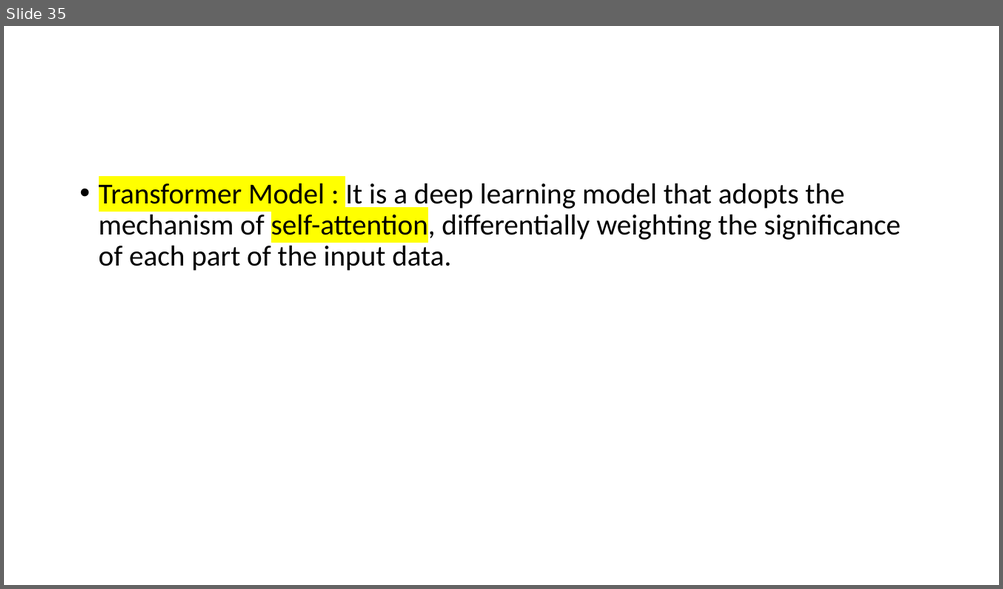
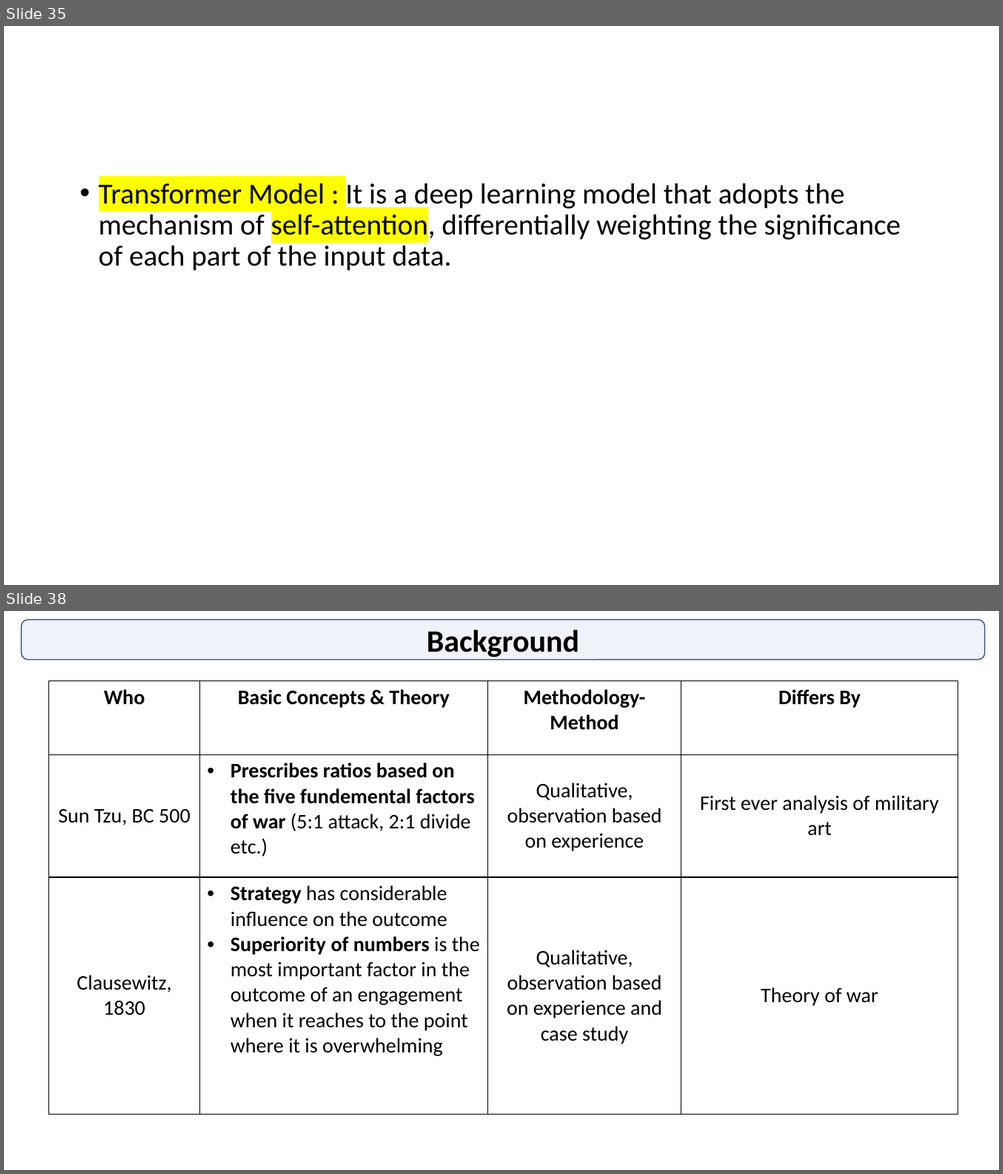
Before and after one commit to GurkanGitHub/PhD, a slide deck: PhD Discussion.pptx. Shown one above the other, each under a label of ours: slide 35 before the commit, slides 35 and 38 after it; the slides between them are not shown. The pictures are 1003x589 and 1003x1174 pixels, drawn with LibreOffice and Linux fonts; fonts in the diff are those of the drawing. Boxes give left, top, right and bottom in pixels: in the first picture for what was removed or moved away, otherwise in the second. Text is boxed around its words. In the diff, an @@ line names an element or a change of style, - is before the commit and + after.

```diff
--- a/PhD Discussion.pptx
+++ b/PhD Discussion.pptx
@@ slide 38 added at bbox=[4, 611, 999, 1170], background #FFFFFF @@
@@ rounded rectangle added at bbox=[21, 620, 984, 661], fill #4472C4 at 8% opacity, outline #325491 1 pt, 30 pt, text #000000, bold @@
+Background
@@ table added at bbox=[48, 681, 958, 1115], 3 rows, 4 columns @@
+Who | Basic Concepts & Theory | Methodology-Method | Differs By
+Sun Tzu, BC 500 | Prescribes ratios based on the five fundemental factors of war (5:1 attack, 2:1 divide etc.) | Qualitative, observation based on experience | First ever analysis of military art
+Clausewitz, 1830 | Strategy has considerable influence on the outcome / Superiority of numbers is the most important factor in the outcome of an engagement when it reaches to the point where it is overwhelming | Qualitative, observation based on experience and case study | Theory of war
```
Also in this commit, not shown: 15 other slides added, 2 other files.
